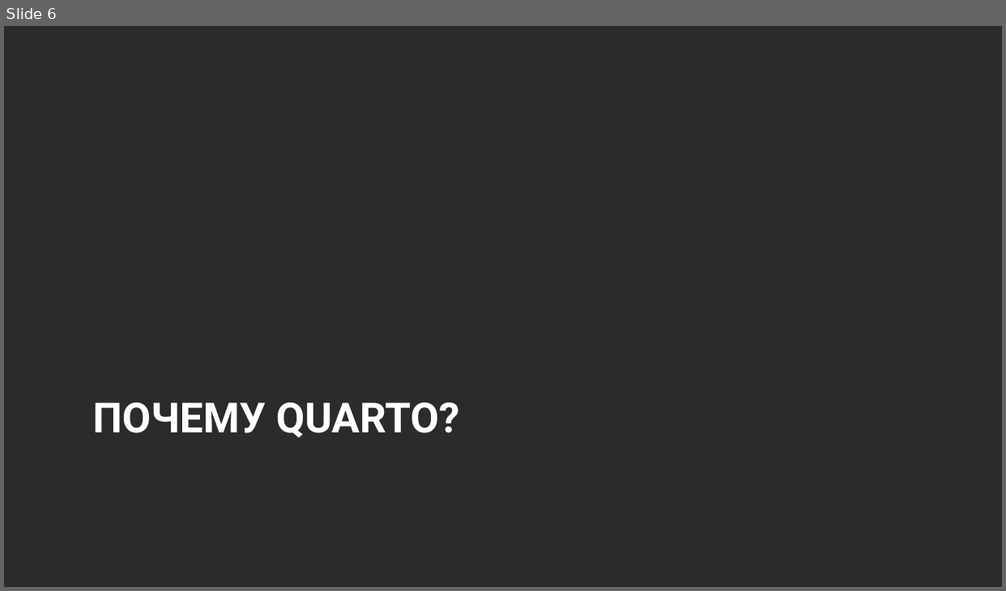
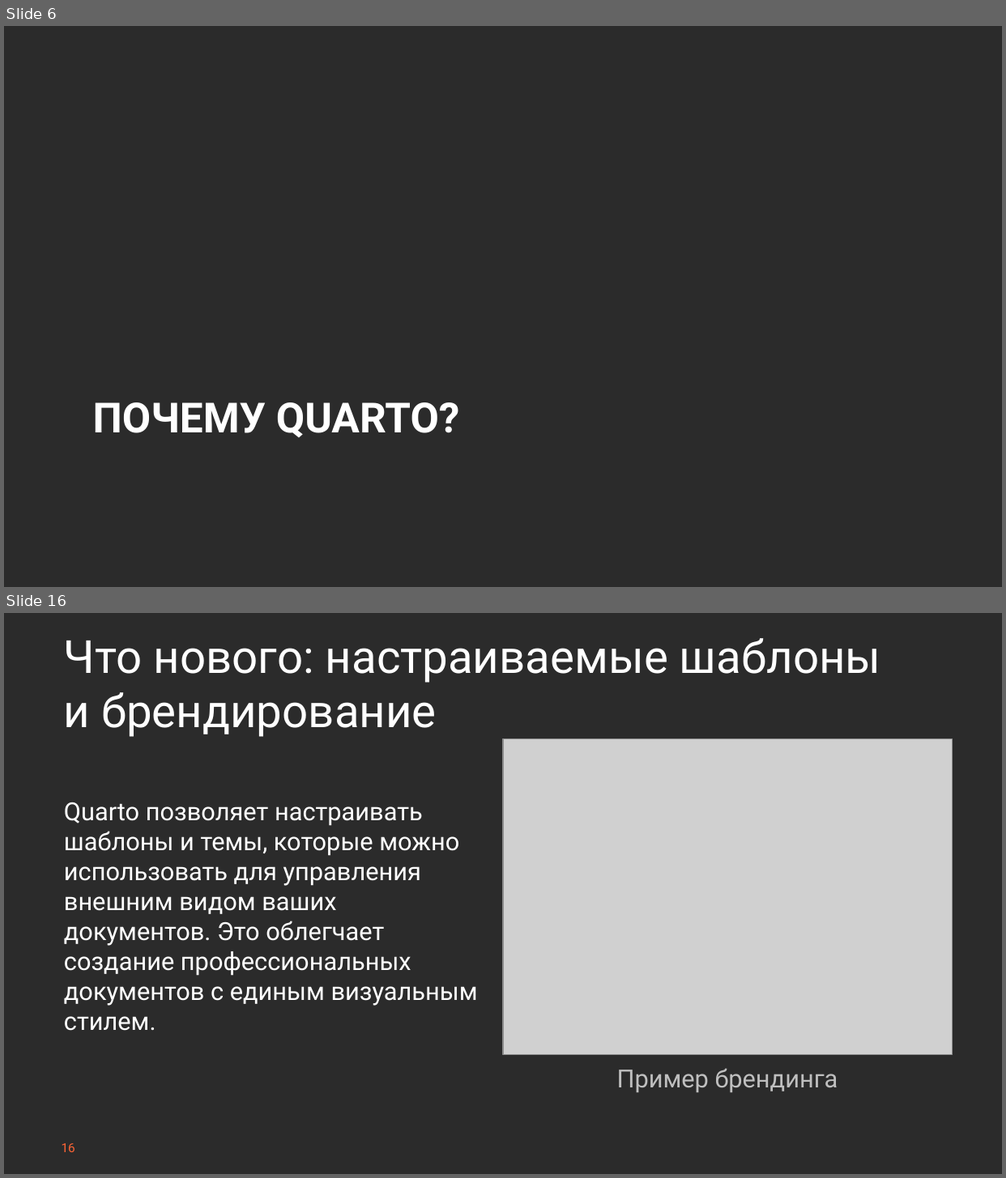
Before and after one commit to Marwolaeth/OTUS_R4DA, a slide deck: 01-Quarto/slides_draft.pptx. Shown one above the other, each under a label of ours: slide 6 before the commit, slides 6 and 16 after it; the slides between them are not shown. The pictures are 1006x591 and 1006x1178 pixels, drawn with LibreOffice and Linux fonts; fonts in the diff are those of the drawing; grey boxes stand for pictures; background and template pictures are left out; a plain dark background stands for a picture behind light text. Boxes give left, top, right and bottom in pixels: in the first picture for what was removed or moved away, otherwise in the second. Text is boxed around its words. In the diff, an @@ line names an element or a change of style, - is before the commit and + after.

```diff
--- a/01-Quarto/slides_draft.pptx
+++ b/01-Quarto/slides_draft.pptx
@@ slide 16 added at [4, 613, 1002, 1174], background picture (left out) @@
@@ title added at [64, 638, 881, 737], 33 pt, text #FFFFFF @@
+Что нового: настраиваемые шаблоны и брендирование
@@ picture added at [503, 739, 952, 1055] @@
@@ text added at [64, 803, 478, 1031], 18 pt, text #FFFFFF @@
+Quarto позволяет настраивать шаблоны и темы, которые можно использовать для управления внешним видом ваших документов. Это облегчает создание профессиональных документов с единым визуальным стилем.
@@ text added at [617, 1068, 838, 1093], 18 pt, text #BFBFBF @@
+Пример брендинга
@@ page number added at [62, 1144, 75, 1152], 9 pt, text #FD6435 @@
+16
```
Also in this commit, not shown: 14 slides changed, 2 other slides added, 3 slides removed, 3 other files.
